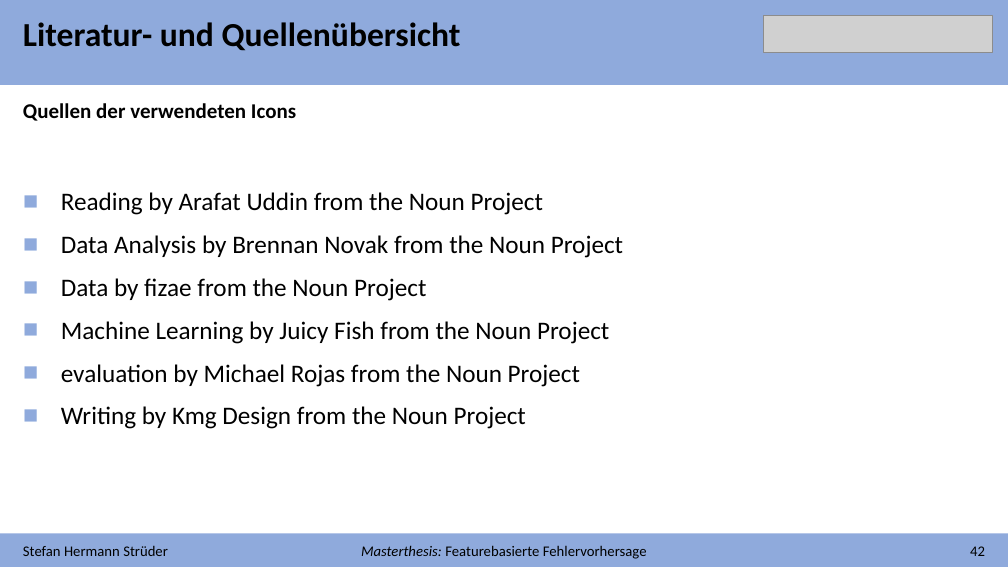
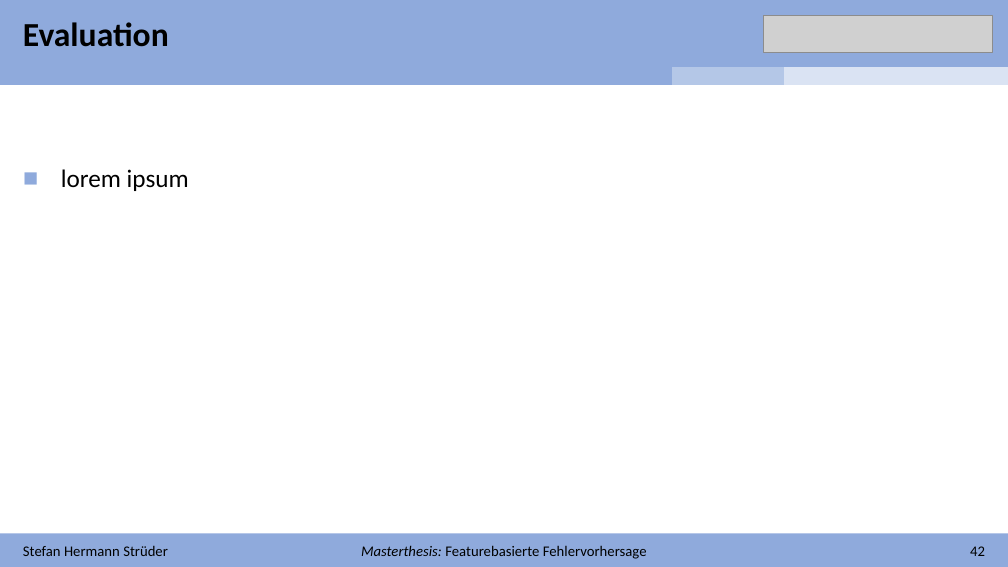
Before and after one commit to stefanstrueder/MA_Strueder, a slide deck: slide 16 of Dokumente/Abschlusspräsentation/Abschlusspräsentation.pptx (slide 11 before the commit). Drawn at 1008x567 pixels with LibreOffice and Linux fonts; fonts in the diff are those of the drawing; grey boxes stand for pictures. Boxes give left, top, right and bottom in pixels: in the first picture for what was removed or moved away, otherwise in the second. Text is boxed around its words. In the diff, an @@ line names an element or a change of style, - is before the commit and + after.

```diff
--- a/Dokumente/Abschlusspräsentation/Abschlusspräsentation.pptx
+++ b/Dokumente/Abschlusspräsentation/Abschlusspräsentation.pptx
@@ text at (23,22,169,47): text changed @@
-Literatur- und Quellenübersicht
+Evaluation
@@ table at (0,67,1007,85) @@
+column 4: 
+column 5: 
+column 6: 
+column 7: 
+column 8: 
+column 9: 
@@ text removed at (23,103,296,121) @@
-Quellen der verwendeten Icons
@@ text added at (61,169,189,191), 24 pt, text #000000 @@
+■ lorem ipsum
@@ text removed at (61,192,623,429) @@
-■ Reading by Arafat Uddin from the Noun Project
-■ Data Analysis by Brennan Novak from the Noun Project
-■ Data by fizae from the Noun Project
-■ Machine Learning by Juicy Fish from the Noun Project
-■ evaluation by Michael Rojas from the Noun Project
-■ Writing by Kmg Design from the Noun Project
```
Also in this commit, not shown: 9 other slides changed, 14 slides added, 2 slides removed, 29 other files.
